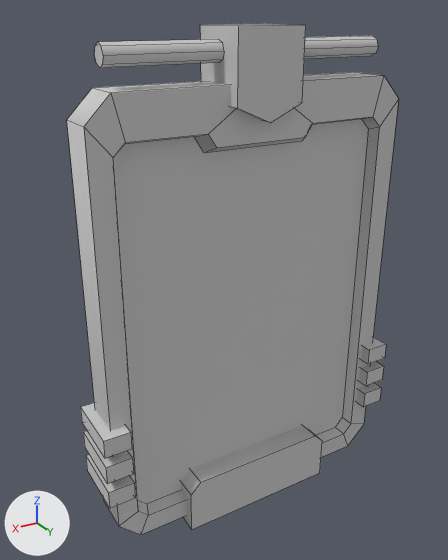
The FBX model Assets/5.GraphicsData/Prob/UserBoard.fbx, before and after one commit.
Rendered twice from a 50 mm camera at (1.18, 4.02, 2.58) aimed at (-0.13, 1.84, 1.49). Lighting does not change. The marker at lower left points along +X, +Y and +Z. The picture after the commit comes second. Mesh edges are drawn as thin lines.

In view in the first picture: 'UserBoard'.
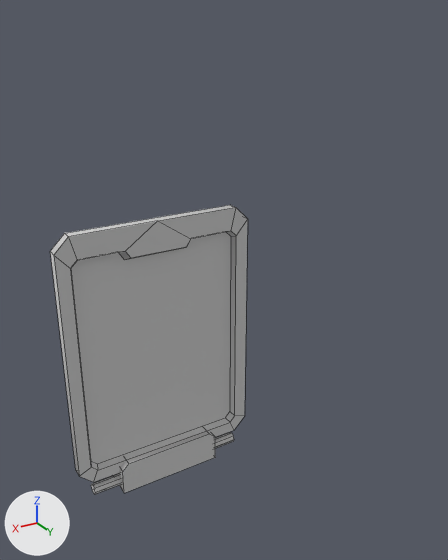
What changed in the scene script:
```text
Change me_cube_062:
    used by ob_userboard; location = (0.0, 2.235, 2.47); rotation_euler = (1.571, 0.0, -3.142), in degrees (90, 0, -180); scale = (0.01, 0.01, 0.01)
    verts and faces of me_cube_062; kept vertices keep their numbers, new ones are numbered from 143
    before: 5 (-52.0, -173.0, -7.0), 6 (-60.0, -164.0, -7.0) at pixel (104, 501), 7 (-60.0, -18.0, -7.0) at pixel (66, 119), 8 (-52.0, -10.0, -7.0) at pixel (92, 87), 77 (52.0, -173.0, -7.0)
    before: 78 (60.0, -164.0, -7.0), 79 (60.0, -18.0, -7.0), 80 (52.0, -10.0, -7.0) at pixel (355, 72)
    remove me_cube_062.from_pydata(...)  # 143 vertices, 96 faces; spans x -65.0..65.0, y -177.0..7.0, z -12.0..12.0
    add me_cube_062.from_pydata(...)  # 69 vertices, 50 faces; spans x -60.0..60.0, y -186.0..-10.0, z -12.0..12.0
    me_cube_062 part 1: the loose piece of 12 vertices spanning x -32.0..32.0, y -177.0..-155.0, z -12.0..12.0 is scaled about its middle by (1.06, 1, 1), then moved by (0.0, -10.0, 0.0)
    me_cube_062 part 2: a new loose piece, an 8-sided cylinder along x spanning x -51.8..51.8, y -184.0..-177.2, z 0.8..7.6, in mat_01___default (its picture is missing)
    me_cube_062 part 3: 9 loose pieces with 90 vertices, spanning x -65.0..65.0, y -150.0..7.0, z -12.0..12.0, are deleted
    me_cube_062 part 4
    add for i in [*range(5, 9), *range(77, 81)]: verts[i] += (0.0, 0.0, 8.0)
Change ob_userboard:
    ob_userboard.location: (0.0, 2.235, 2.47) -> (0.0, 1.394, 1.759)
    ob_userboard.scale: (0.01, 0.01, 0.01) -> (0.00835, 0.00835, 0.00835)
```

Boxes [x1, y1, x2, y2] around the edits, measured in the pictures (448 x 560 px; the box of a moved part takes in the faces that stretch with it):
'UserBoard', reshaped, moved, rescaled (40% narrower, 43% shorter)
    before: [67, 24, 398, 535]
    after: [50, 205, 248, 494]
part 1 of me_cube_062, moved or reshaped
    before: [181, 425, 322, 529]
    after: [113, 431, 215, 493]
part 2 of me_cube_062, added
    after: [91, 432, 234, 494]
part 3 of me_cube_062, deleted
    before: [80, 24, 386, 508]
part 4 of me_cube_062, moved or reshaped
    before: [67, 72, 379, 526]
    after: [50, 205, 235, 475]
